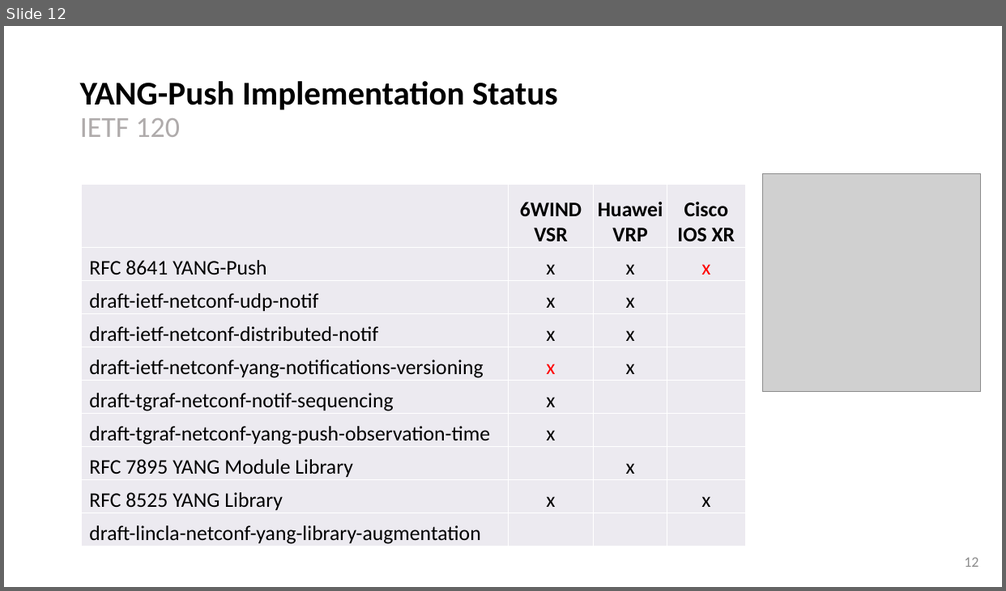
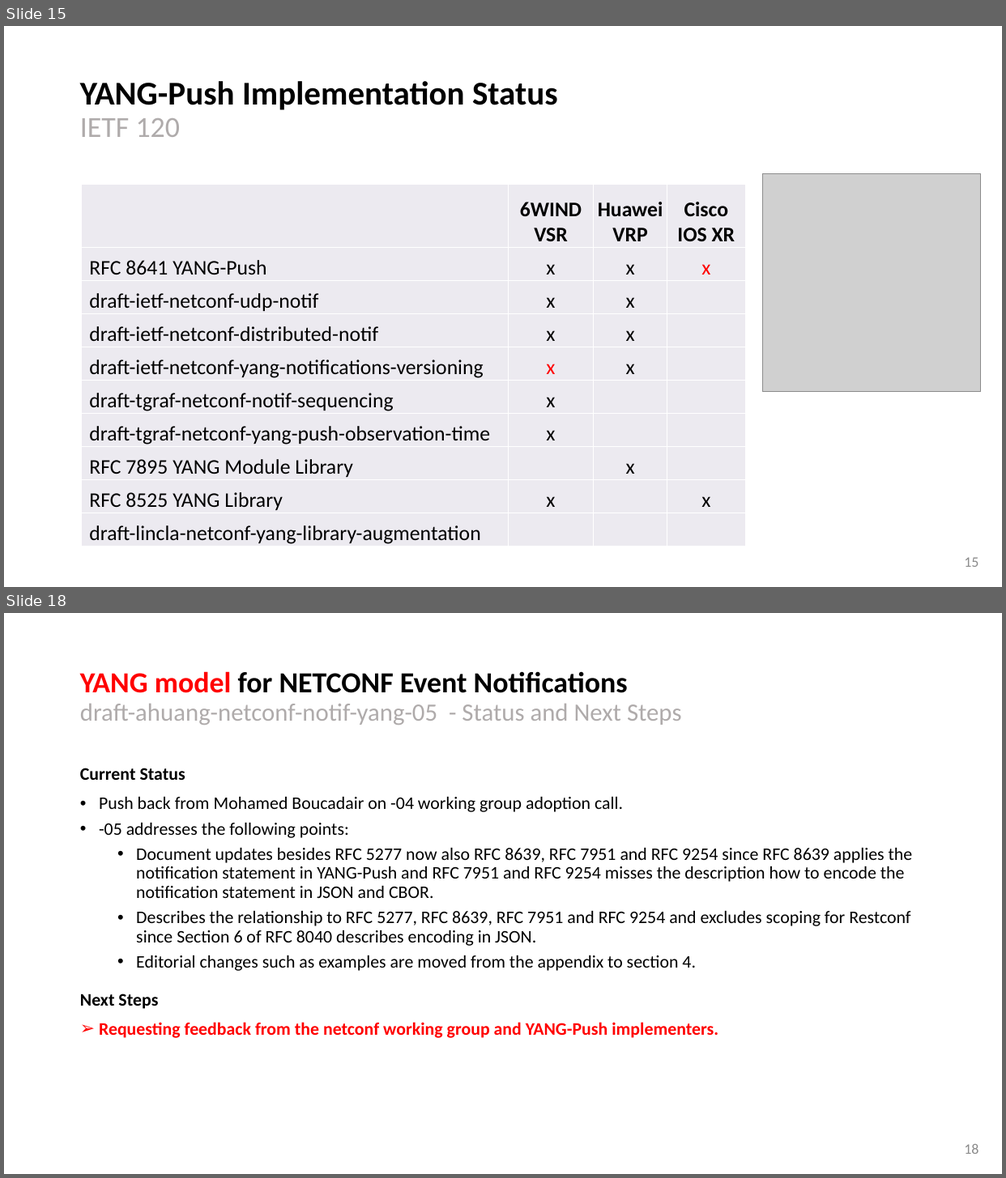
Before and after one commit to network-analytics/ietf-network-analytics-document-status, a slide deck: 120/NMOP/draft-ietf-nmop-yang-message-broker-integration.pptx. Shown one above the other, each under a label of ours: slide 12 before the commit, slides 15 and 18 after it; the slides between them are not shown. The pictures are 1006x591 and 1006x1178 pixels, drawn with LibreOffice and Linux fonts; fonts in the diff are those of the drawing; grey boxes stand for pictures. Boxes give left, top, right and bottom in pixels: in the first picture for what was removed or moved away, otherwise in the second. Text is boxed around its words. In the diff, an @@ line names an element or a change of style, - is before the commit and + after.

Commit message:
YANG-Push slides for netconf and nmop

```diff
--- a/120/NMOP/draft-ietf-nmop-yang-message-broker-integration.pptx
+++ b/120/NMOP/draft-ietf-nmop-yang-message-broker-integration.pptx
@@ slide 18 added at box(4, 613, 1002, 1174), background #FFFFFF @@
@@ title added at box(80, 671, 682, 725), 24 pt, text #AFABAB @@
+YANG model for NETCONF Event Notifications
+draft-ahuang-netconf-notif-yang-05 - Status and Next Steps
@@ text added at box(80, 768, 913, 1038), 17 pt, text #000000 @@
+Current Status
+• Push back from Mohamed Boucadair on -04 working group adoption call.
+• -05 addresses the following points:
+  • Document updates besides RFC 5277 now also RFC 8639, RFC 7951 and RFC 9254 since RFC 8639 applies the notification statement in YANG-Push and RFC 7951 and RFC 9254 misses the description how to encode the notification statement in JSON and CBOR.
+  • Describes the relationship to RFC 5277, RFC 8639, RFC 7951 and RFC 9254 and excludes scoping for Restconf since Section 6 of RFC 8040 describes encoding in JSON.
+  • Editorial changes such as examples are moved from the appendix to section 4.
+Next Steps
+➢ Requesting feedback from the netconf working group and YANG-Push implementers.
@@ page number added at box(964, 1144, 978, 1154), 14 pt, text #8C8C8C @@
+18
@@ what was slide 12 is now slide 15 @@
@@ page number at box(964, 557, 978, 567): text changed @@
-12
+15
```
Also in this commit, not shown: 8 slides changed, 6 other slides added, 3 other files.
